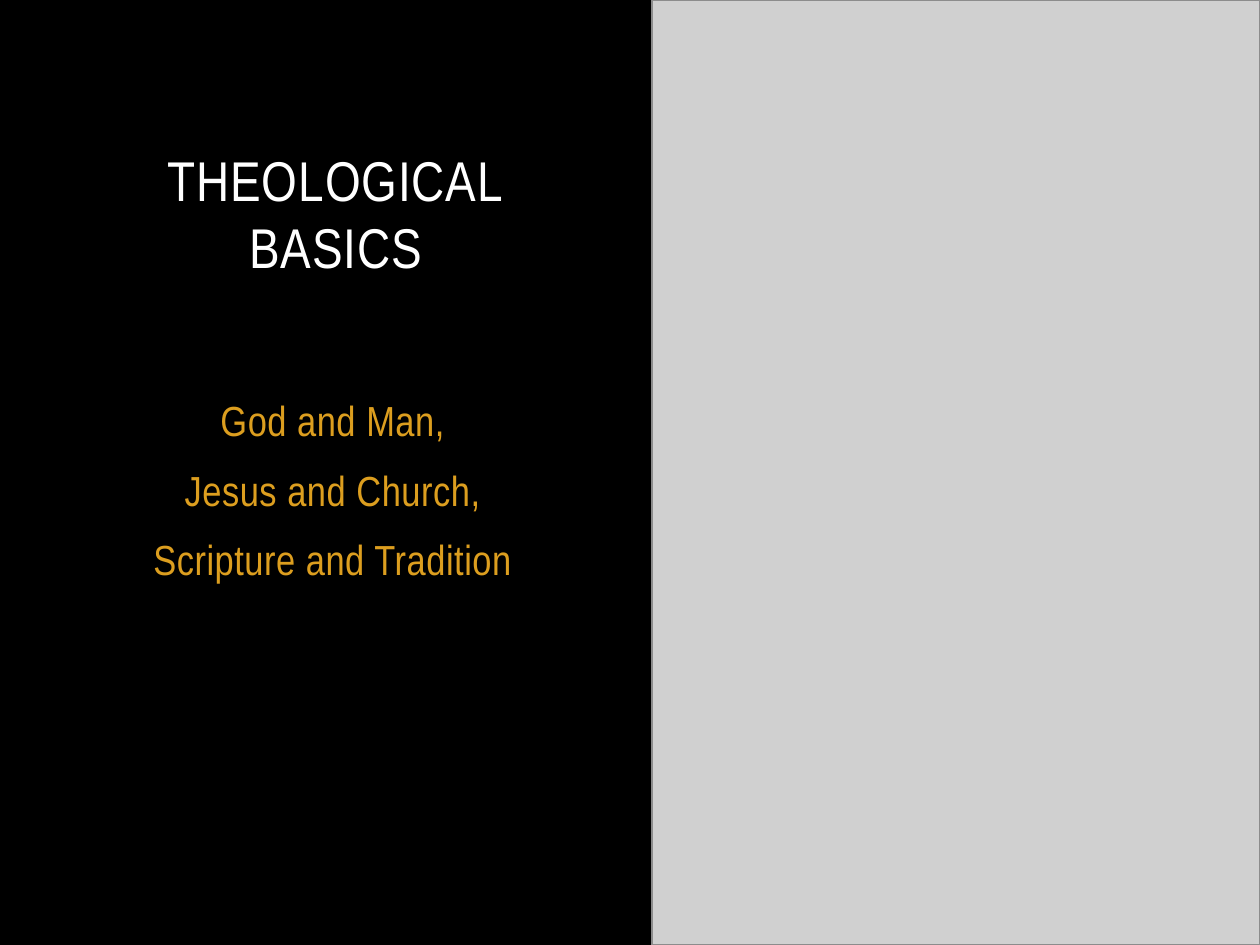
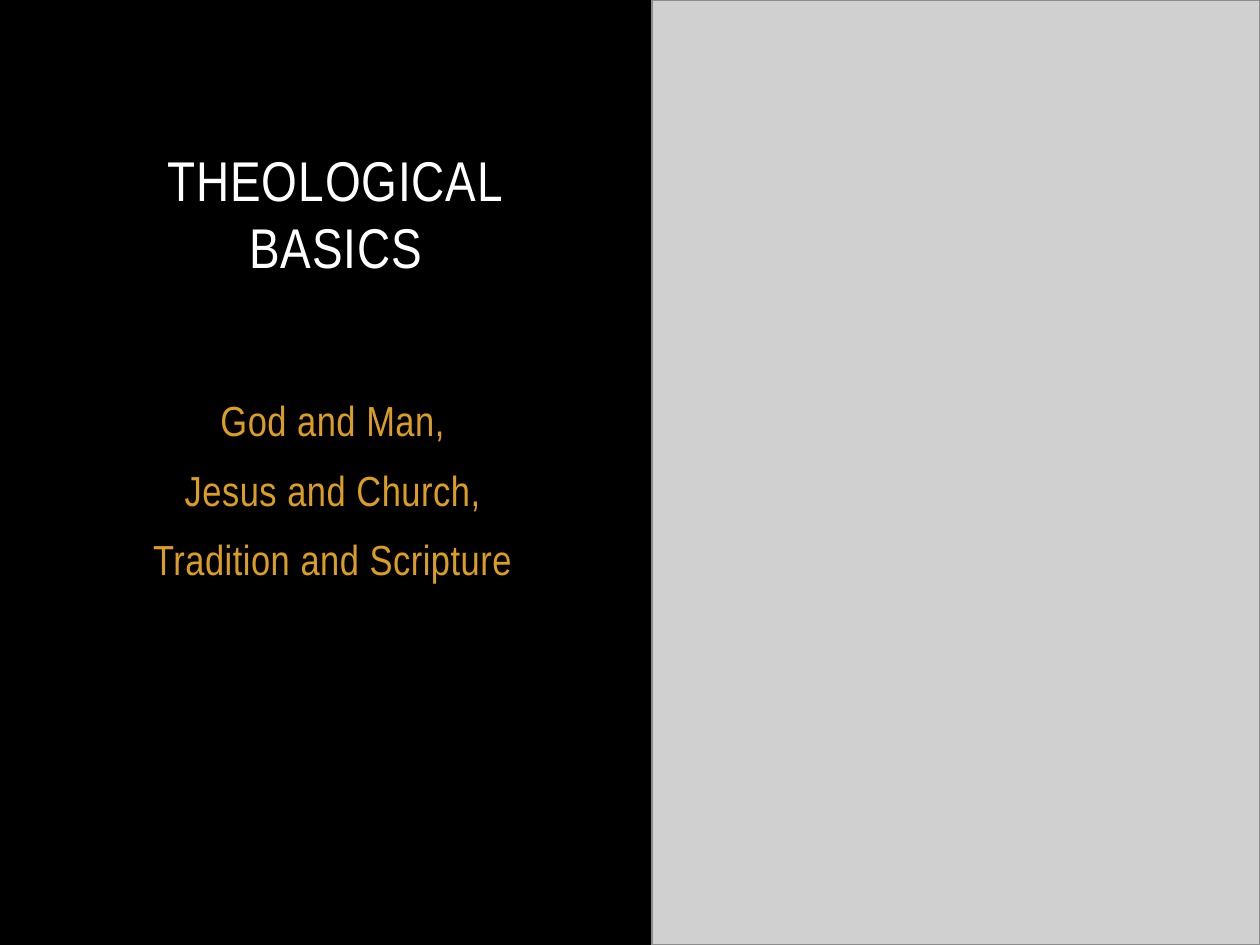
Before and after one commit to chadmyers/junkdrawer, a slide deck: slide 1 of adultconfirmation/theologicalbasics.pptx. Drawn at 1260x945 pixels with LibreOffice and Linux fonts; fonts in the diff are those of the drawing; grey boxes stand for pictures. Boxes give left, top, right and bottom in pixels: in the first picture for what was removed or moved away, otherwise in the second. Text is boxed around its words. In the diff, an @@ line names an element or a change of style, - is before the commit and + after.

Commit message:
Almost all the slides done, need more content on scripture

```diff
--- a/adultconfirmation/theologicalbasics.pptx
+++ b/adultconfirmation/theologicalbasics.pptx
@@ subtitle at [153, 544, 512, 584]: text changed @@
-Scripture and Tradition
+Tradition and Scripture
```
Also in this commit, not shown: 2 other slides changed, 11 slides added.
